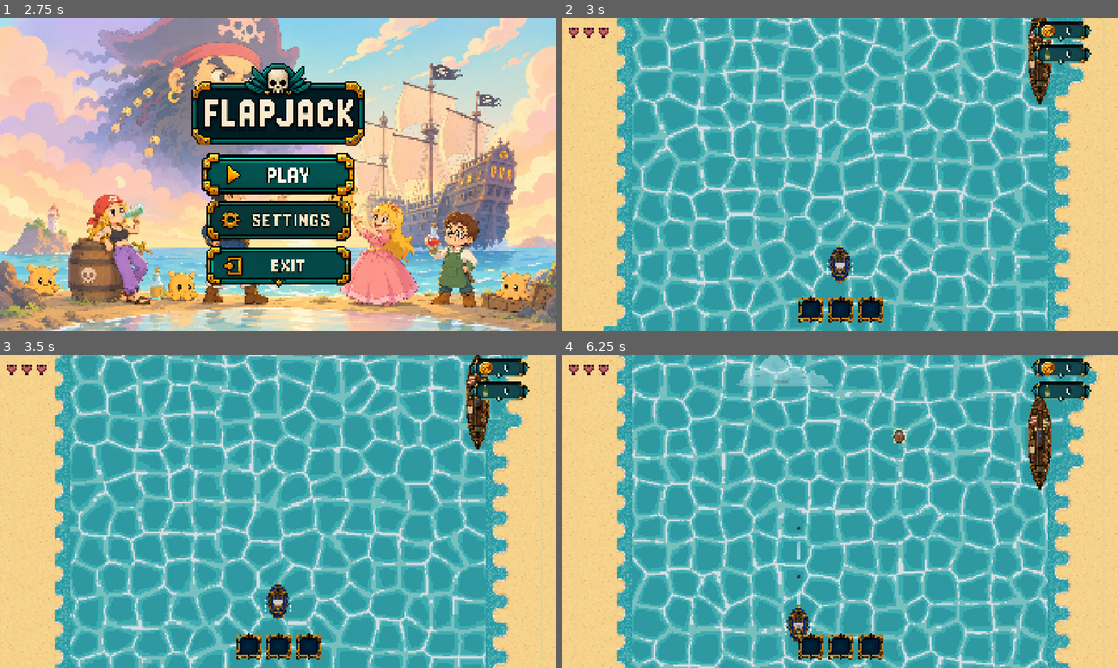
Above: before the commit, frames 1-4 (two rows, left to right).
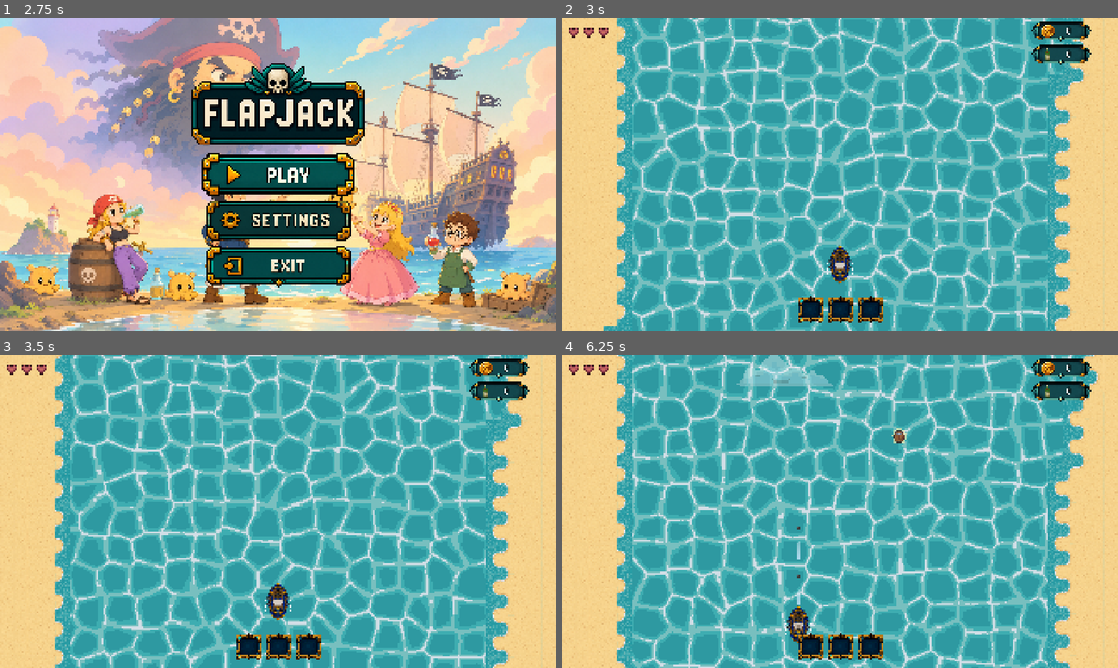
Above: after the commit, the same moments.

Repository: irohgit/flapjack
Game: Godot game, scene res://Cinematics/NarrativeIntro/NarrativeIntro.tscn
The game is run twice, just before and just after one commit, with the same random seed, the same clock (stepped at 60 frames per second) and the same inputs.
Inputs (mouse positions are in pixels of both pictures, inside the frame that each line leads up to):
- Up to frame 1 (2.75 s): tap Enter (ui_accept) at 0.5, 0.77, 1.07 s; move the mouse to (400, 158) at 0.52 s; hold D (move_right) 0.53-1.25 s; hold - (decrease_scroll_speed) 0.53-1.25 s; click (400, 158) at 0.67 s; drag from (166, 190) to (250, 237) at 1.27 s; move the mouse to (333, 105) at 2.02 s; hold D (move_right) from 2.03 s (still down); hold = (increase_scroll_speed) from 2.03 s (still down)
- Up to frame 2 (3 s): release D (move_right) at 2.75 s; release = (increase_scroll_speed) at 2.75 s; click (840, 174) at 2.75 s
- Up to frame 3 (3.5 s): no input
- Up to frame 4 (6.25 s): drag from (812, 574) to (673, 464) at 3.52 s; move the mouse to (1006, 558) at 4.27 s; hold A (move_left) 4.28-5 s; tap E (potion_next) at 4.35 s; tap Enter (ui_accept) at 4.52, 4.82 s; drag from (673, 464) to (801, 602) at 5.02 s; move the mouse to (867, 511) at 5.77 s; hold S (move_backward) from 5.78 s (still down); hold Space (shoot) from 5.78 s (still down); click (867, 511) at 5.92 s

Frame 1 is identical in both runs. In frame 2, 0.6% of the frame differs, in the area x 83-88%, y 0-28%; in frame 3, 0.7%; in frame 4, 1.0%, in the area x 83-88%, y 13-44%.

Commit message:
move merchant to before stage 1 and 2 boss battle

Diff:
--- a/Levels/Stage1/stage_1.tscn
+++ b/Levels/Stage1/stage_1.tscn
@@ -193,4 +193,4 @@
 scrollDirector = NodePath("../../ScrollDirector")
 
 [node name="MerchantBoat" parent="." unique_id=1486780532 instance=ExtResource("50_boat")]
-position = Vector2(1650, 126)
+position = Vector2(1650, -8760)
--- a/Levels/Stage2/stage_2.tscn
+++ b/Levels/Stage2/stage_2.tscn
@@ -98,6 +98,6 @@
 camera = NodePath("../ShakeCamera")
 
 [node name="MerchantBoat" parent="." instance=ExtResource("21_boat")]
-position = Vector2(1650, 930)
+position = Vector2(1650, -7760)
 
 [node name="ScreenEncounters" type="Node2D" parent="ScrollRig" unique_id=1683449746]
